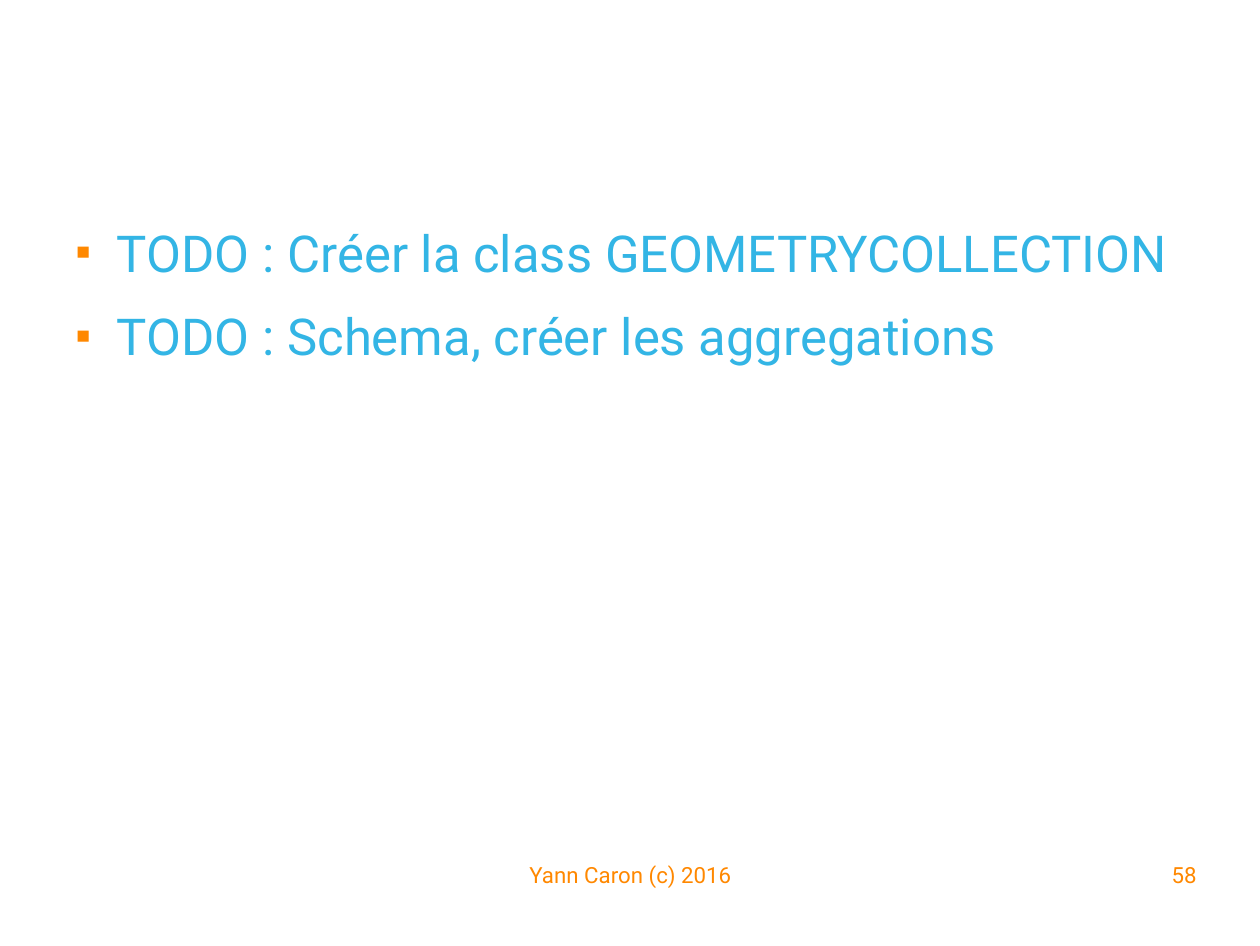
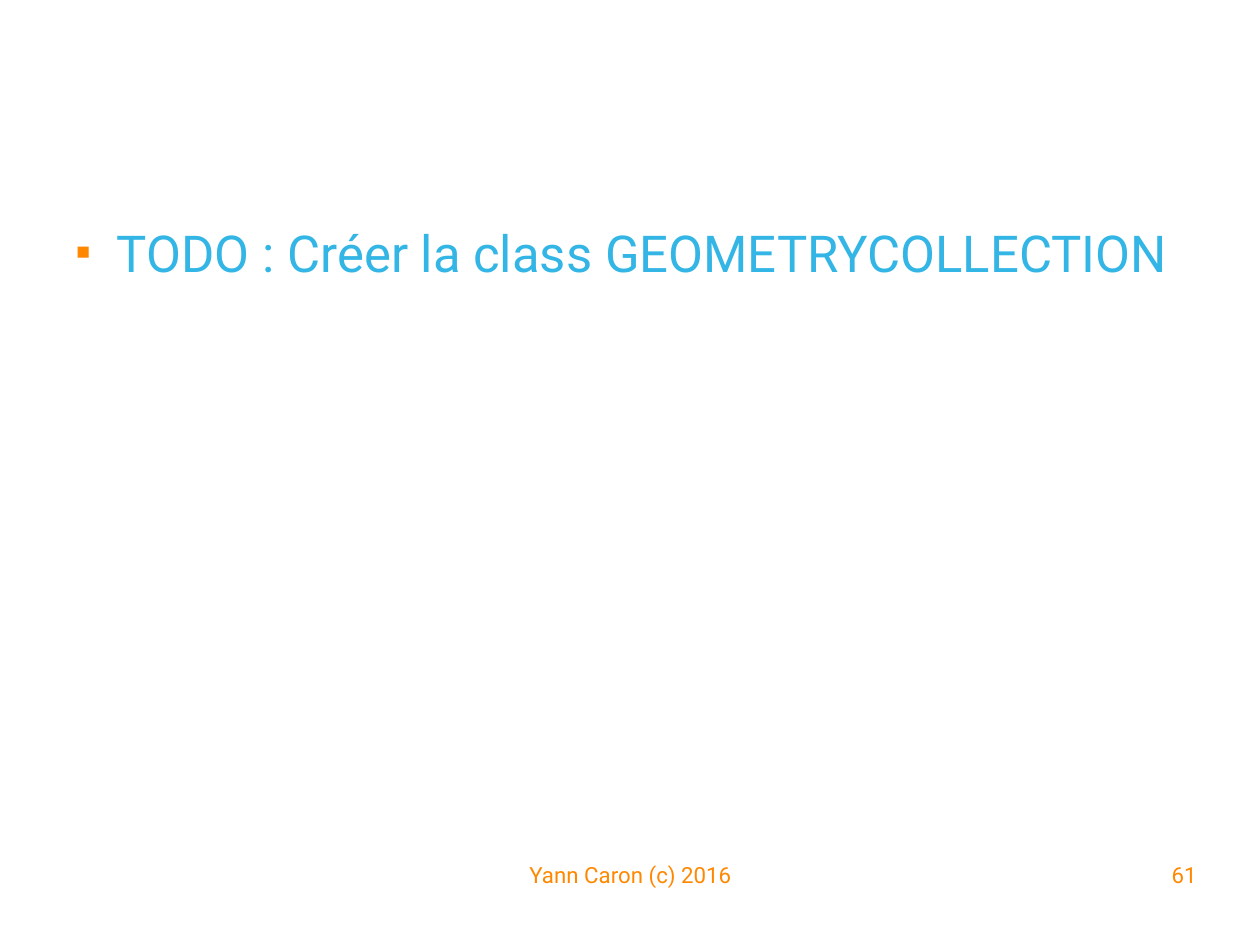
Before and after one commit to YannCaron/Android-ENSG, a slide deck: slide 61 of 10 - Spatialite.odp (slide 58 before the commit). Drawn at 1260x946 pixels with LibreOffice and Linux fonts; fonts in the diff are those of the drawing; background and template pictures are left out. Boxes give left, top, right and bottom in pixels: in the first picture for what was removed or moved away, otherwise in the second. Text is boxed around its words. In the diff, an @@ line names an element or a change of style, - is before the commit and + after.

```diff
--- a/10 - Spatialite.odp
+++ b/10 - Spatialite.odp
@@ text at bbox=[117, 317, 996, 366]: paragraph removed @@
-■ TODO : Schema, créer les aggregations
@@ page number at bbox=[1172, 867, 1197, 884]: text changed @@
-58
+61
```
Also in this commit, not shown: 15 other slides changed, 7 slides added, 4 slides removed, 5 other files.
